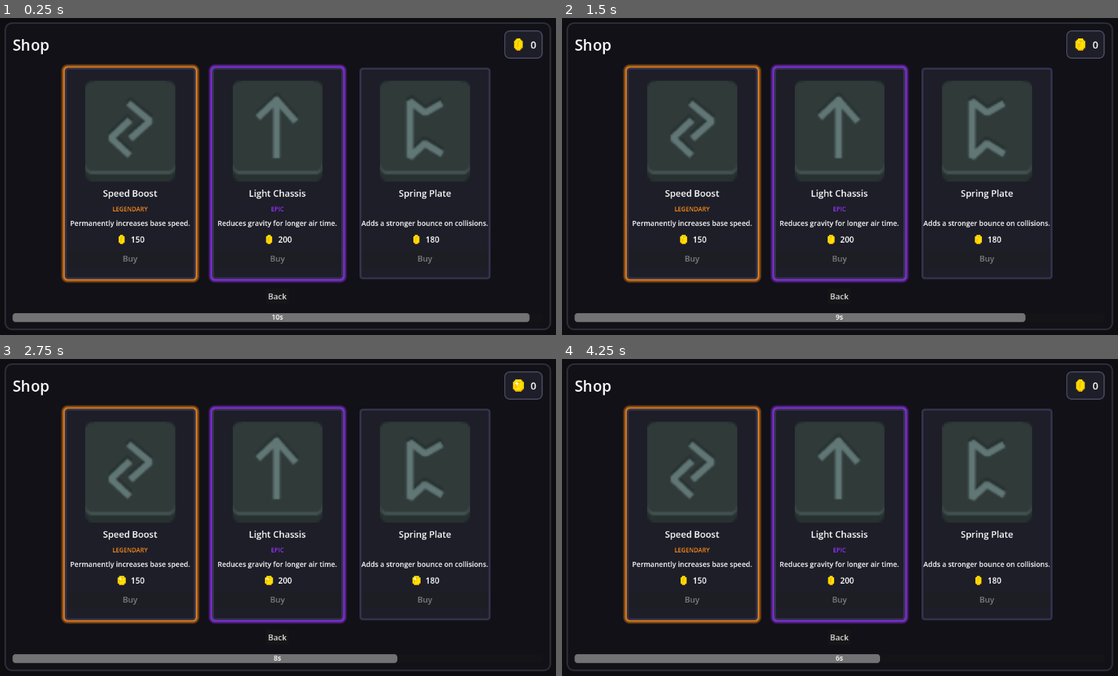
Above: before the commit, frames 1-4 (two rows, left to right).
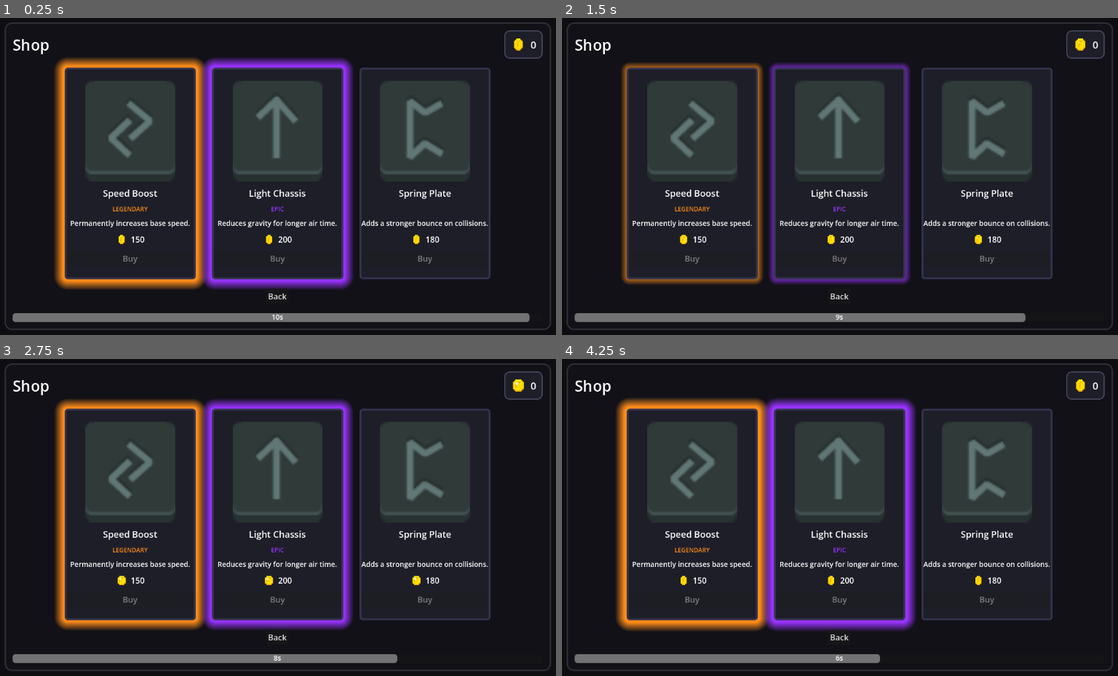
Above: after the commit, the same moments.

Repository: D-Mielewczyk/mask-a-ride
Game: Godot game, scene res://scenes/menu/shop.tscn
Same seed, same stepped clock (60 frames per second), same inputs: the game is played once before the commit and once after it. This scene is started directly instead of the project's main scene.
Inputs:
- Up to frame 1 (0.25 s): no input
- Up to frame 2 (1.5 s): hold Right (ui_right) 0.53-1.28 s; hold Left (ui_left) from 1.28 s (still down)
- Up to frame 3 (2.75 s): release Left (ui_left) at 2.03 s; hold Right (ui_right) from 2.03 s (still down)
- Up to frame 4 (4.25 s): release Right (ui_right) at 3.53 s; hold Left (ui_left) from 3.53 s (still down)

The runs differ from the first frame. In frame 1, 7.3% of the frame differs, in the area x 9-64%, y 12-86%; in frame 2, 2.9%; in frame 3, 7.1%; in frame 4, 7.6%.

Commit message:
pulsating glow

Diff:
--- a/scripts/menu/shop.gd
+++ b/scripts/menu/shop.gd
@@ -4,6 +4,7 @@
 @export var decision_time := 10.0
 
 var _time_left := 0.0
+var _pulse_time := 0.0
 var _options: Array[ShopUpgrade] = []
 var _pool := ShopUpgradePool.new()
 
@@ -34,6 +35,7 @@
 	_time_left = maxf(_time_left - delta, 0.0)
 	_update_timer()
 	_update_progress()
+	_update_glow_pulse(delta)
 	if _time_left <= 0.0:
 		_lock_shop()
 
@@ -73,7 +75,7 @@
 		desc_label.text = upgrade.description
 	if price_label != null:
 		price_label.text = str(upgrade.price)
-	_apply_card_style(root, upgrade.rarity)
+	_apply_card_style(root, upgrade.rarity, 0.0)
 	if rarity_label != null:
 		rarity_label.text = _rarity_label_text(upgrade.rarity)
 		rarity_label.modulate = _rarity_label_color(upgrade.rarity)
@@ -162,7 +164,7 @@
 			return Color(0, 0, 0, 0)
 
 
-func _apply_card_style(card: PanelContainer, rarity: String) -> void:
+func _apply_card_style(card: PanelContainer, rarity: String, pulse: float) -> void:
 	var base = _rarity_color(rarity)
 	var style := StyleBoxFlat.new()
 	style.bg_color = Color(0.12, 0.12, 0.16, 1)
@@ -171,9 +173,9 @@
 	style.border_width_right = 4
 	style.border_width_bottom = 4
 	style.border_color = Color(0.2, 0.2, 0.3, 1)
-	style.shadow_size = 8 if base.a > 0.0 else 0
+	style.shadow_size = int(12 + pulse) if base.a > 0.0 else 0
 	style.shadow_offset = Vector2(0, 0)
-	style.shadow_color = Color(base.r, base.g, base.b, 1.0)
+	style.shadow_color = Color(base.r, base.g, base.b, 0.65 + (pulse * 0.05))
 	style.corner_radius_top_left = 6
 	style.corner_radius_top_right = 6
 	style.corner_radius_bottom_left = 6
@@ -195,3 +197,15 @@
 
 func _rarity_label_color(rarity: String) -> Color:
 	return _rarity_color(rarity)
+
+
+func _update_glow_pulse(delta: float) -> void:
+	_pulse_time += delta
+	for index in range(_options.size()):
+		var upgrade = _options[index]
+		if upgrade == null:
+			continue
+		var pulse = 0.0
+		if upgrade.rarity != "common":
+			pulse = 6.0 + 6.0 * sin(_pulse_time * 3.2)
+		_apply_card_style(option_roots[index], upgrade.rarity, pulse)
